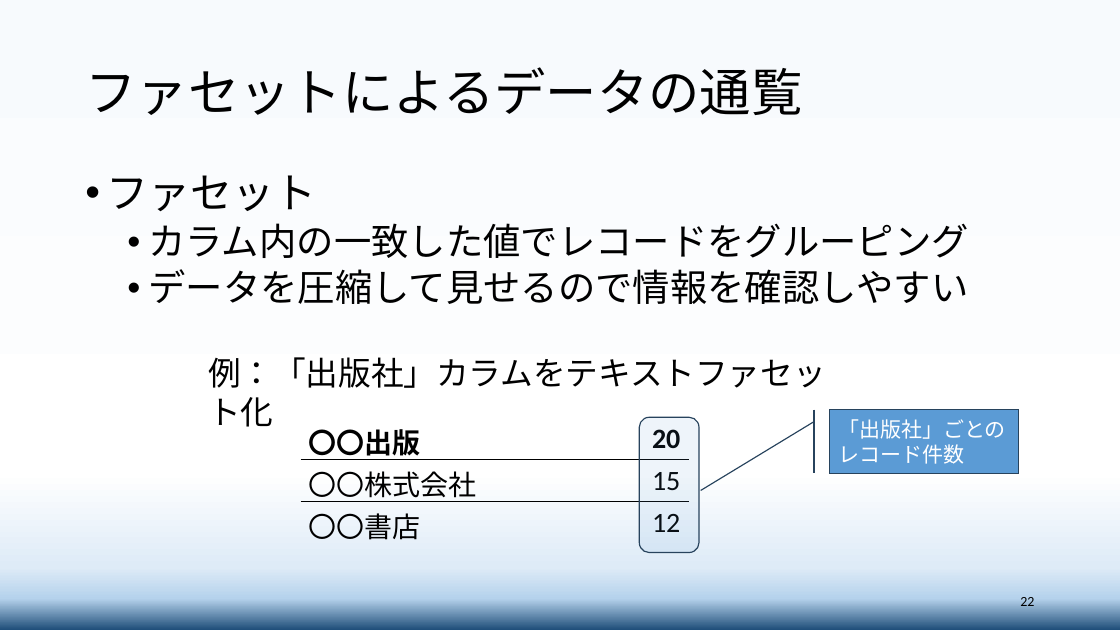
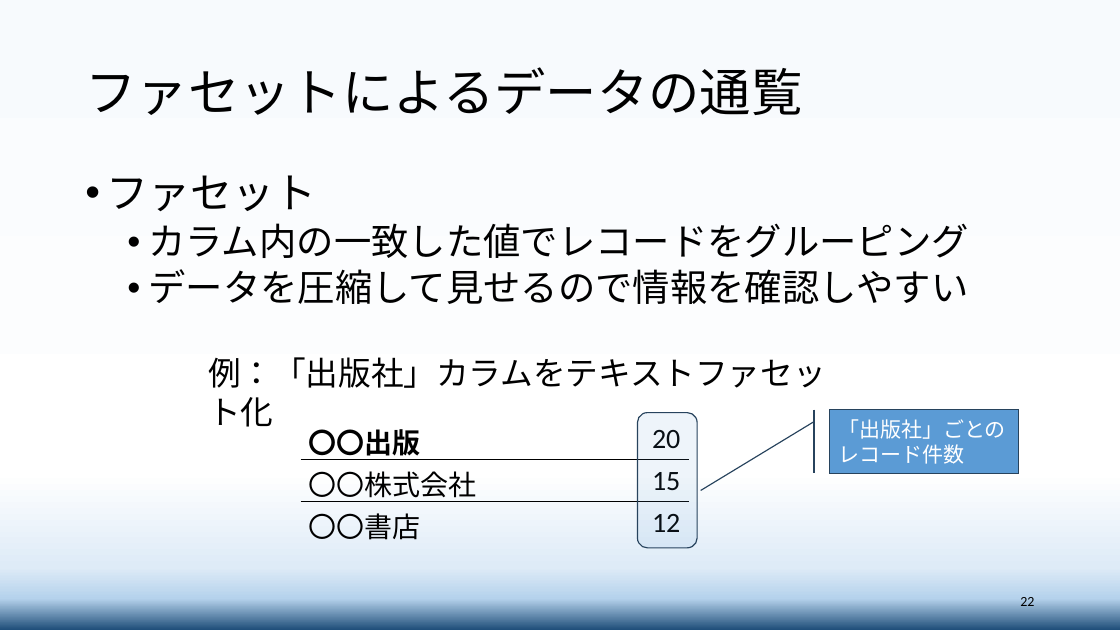
Before and after one commit to maedaak/biginDatacleansing4Librarian, a slide deck: slide 22 of source/1.大学図書館員のためのデータクレンジングのはじめ方.pptx. Drawn at 1120x630 pixels with LibreOffice and Linux fonts; fonts in the diff are those of the drawing. Boxes give left, top, right and bottom in pixels: in the first picture for what was removed or moved away, otherwise in the second. Text is boxed around its words. In the diff, an @@ line names an element or a change of style, - is before the commit and + after.

```diff
--- a/source/1.大学図書館員のためのデータクレンジングのはじめ方.pptx
+++ b/source/1.大学図書館員のためのデータクレンジングのはじめ方.pptx
@@ table at bbox=[301, 418, 689, 544] @@
@@ bold off in "20" @@
@@ rounded rectangle: place and size @@
-rounded rectangle at bbox=[639, 418, 699, 553]
+rounded rectangle at bbox=[638, 413, 697, 548]
```
